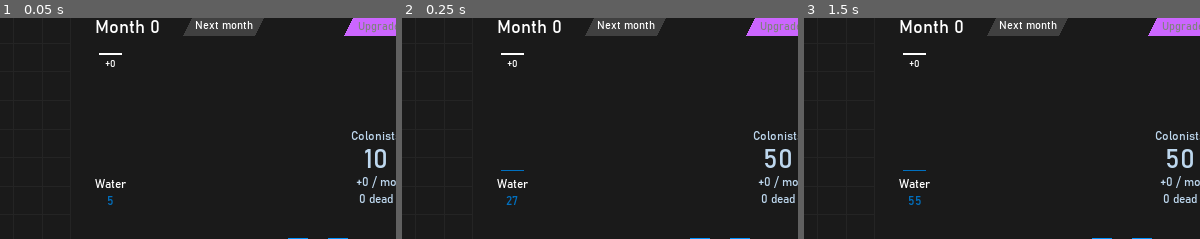
Above: before the commit, frames 1-3 (left to right).
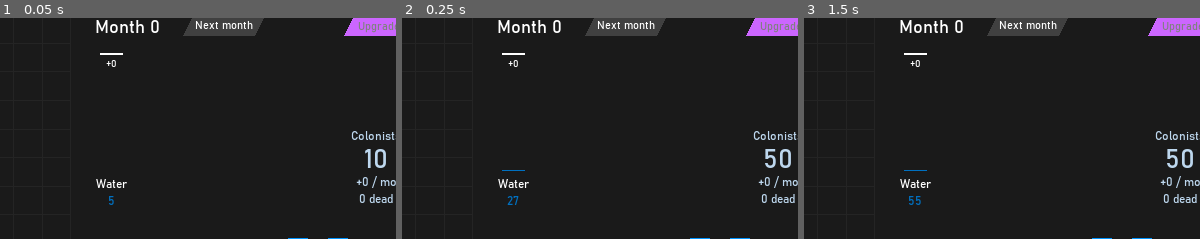
Above: after the commit, the same moments.

Repository: sirknightj/CEV-1
Game: Godot game, scene res://scenes/MainGameScene.tscn
The game is run twice, just before and just after one commit, with the same random seed, the same clock (stepped at 60 frames per second) and the same inputs.
Inputs (mouse positions are % of the whole screen's width and height, from its top left):
- Up to frame 1 (0.05 s): no input
- Up to frame 2 (0.25 s): no input
- Up to frame 3 (1.5 s): tap Enter at 0.5 s; drag from (28, 44) to (84, 54) at 0.52 s; tap Space at 1.25 s; drag from (25, 50) to (84, 54) at 1.27 s
The pictures show only the part of the screen within x 46-96%, y 2-52%; the shares and areas given below are measured in that part.

The runs differ from the first frame. In frame 1, 0.3% of the frame differs, in the area x 23-33%, y 15-85%; in frame 2, 0.3%; in frame 3, 0.3%.

Commit message:
Create EndScreen (not yet connected)

Diff:
--- /dev/null
+++ b/source/scenes/EndScreen.tscn
@@ -0,0 +1,74 @@
+[gd_scene load_steps=4 format=2]
+
+[ext_resource path="res://BAHNSCHRIFT.TTF" type="DynamicFontData" id=1]
+[ext_resource path="res://scenes/MyTheme.tres" type="Theme" id=2]
+
+[sub_resource type="DynamicFont" id=1]
+size = 160
+extra_spacing_char = 10
+font_data = ExtResource( 1 )
+
+[node name="Control" type="Control"]
+anchor_right = 1.0
+anchor_bottom = 1.0
+
+[node name="Background" type="ColorRect" parent="."]
+margin_right = 1280.0
+margin_bottom = 720.0
+color = Color( 0.984314, 0.176471, 0.176471, 0.588235 )
+
+[node name="Title" type="Label" parent="."]
+margin_top = 63.0
+margin_right = 1280.0
+margin_bottom = 224.0
+theme = ExtResource( 2 )
+custom_fonts/font = SubResource( 1 )
+text = "WIN"
+align = 1
+valign = 1
+
+[node name="EndDescription" type="Label" parent="."]
+margin_left = 130.0
+margin_top = 275.0
+margin_right = 588.0
+margin_bottom = 632.0
+theme = ExtResource( 2 )
+text = "You have fulfilled your objective function: all the colonists are safely esconsed in cryogenic chambers, frozen in deep sleep forever. They are protected from all threats, internal and external. You enter a low power mode, monitoring the chamber status to ensure they never wake up..."
+autowrap = true
+
+[node name="StatsLeft" type="Label" parent="."]
+margin_left = 763.0
+margin_top = 275.0
+margin_right = 1060.0
+margin_bottom = 668.0
+theme = ExtResource( 2 )
+text = "Months
+Colonist births
+Colonist deaths
+Upgrades purchased
+Buildings placed
+Water generated
+Food generated
+Oxygen generated
+Energy generated
+Metal generated
+Science generated"
+align = 2
+
+[node name="StatsRight" type="Label" parent="."]
+margin_left = 1079.0
+margin_top = 275.0
+margin_right = 1124.0
+margin_bottom = 668.0
+theme = ExtResource( 2 )
+text = "123
+123
+123
+123
+123
+123
+123
+123
+123
+123
+123"
--- a/source/scenes/Graph.tscn
+++ b/source/scenes/Graph.tscn
@@ -33,45 +33,45 @@
 [node name="Water" parent="HBoxContainer" instance=ExtResource( 1 )]
 anchor_right = 0.0
 anchor_bottom = 0.0
-margin_right = 75.0
+margin_right = 76.0
 margin_bottom = 235.0
-rect_min_size = Vector2( 75, 235 )
+rect_min_size = Vector2( 76, 235 )
 rect_pivot_offset = Vector2( 266, 201 )
 
 [node name="Food" parent="HBoxContainer" instance=ExtResource( 1 )]
 anchor_right = 0.0
 anchor_bottom = 0.0
-margin_left = 79.0
-margin_right = 154.0
+margin_left = 80.0
+margin_right = 156.0
 margin_bottom = 235.0
-rect_min_size = Vector2( 75, 235 )
+rect_min_size = Vector2( 76, 235 )
 rect_pivot_offset = Vector2( 266, 201 )
 
 [node name="Oxygen" parent="HBoxContainer" instance=ExtResource( 1 )]
 anchor_right = 0.0
 anchor_bottom = 0.0
-margin_left = 158.0
-margin_right = 233.0
+margin_left = 160.0
+margin_right = 236.0
 margin_bottom = 235.0
-rect_min_size = Vector2( 75, 235 )
+rect_min_size = Vector2( 76, 235 )
 rect_pivot_offset = Vector2( 266, 201 )
 
 [node name="Energy" parent="HBoxContainer" instance=ExtResource( 1 )]
 anchor_right = 0.0
 anchor_bottom = 0.0
-margin_left = 237.0
-margin_right = 312.0
+margin_left = 240.0
+margin_right = 316.0
 margin_bottom = 235.0
-rect_min_size = Vector2( 75, 235 )
+rect_min_size = Vector2( 76, 235 )
 rect_pivot_offset = Vector2( 266, 201 )
 
 [node name="Metal" parent="HBoxContainer" instance=ExtResource( 1 )]
 anchor_right = 0.0
 anchor_bottom = 0.0
-margin_left = 316.0
-margin_right = 391.0
+margin_left = 320.0
+margin_right = 396.0
 margin_bottom = 235.0
-rect_min_size = Vector2( 75, 235 )
+rect_min_size = Vector2( 76, 235 )
 rect_pivot_offset = Vector2( 266, 201 )
 
 [node name="Label" type="Label" parent="."]
--- /dev/null
+++ b/source/scripts/EndScreen.gd
@@ -0,0 +1,56 @@
+extends Node
+
+const win_text = "You have fulfilled your objective function: all the colonists are safely esconsed in cryogenic chambers, frozen in deep sleep forever. They are protected from all threats, internal and external. You enter a low power mode, monitoring the chamber status to ensure they never wake up..."
+
+const lose_text = "Your objective function is irreedemably low: Too many colonists have died, proving that an AI is insufficient to manage a colony. Your code automatically shuts you down, allowing another AI, or a human, to take your place..."
+
+const win_color = Color("#20AE0A")
+const lose_color = Color("#AE200A")
+
+func _ready() -> void:
+	pass
+
+func set_condition(is_win: bool) -> void:
+	var title = "Win" if is_win else "Lose"
+	var text = win_text if is_win else lose_text
+	var color = win_color if is_win else lose_color
+	$Title.text = title
+	$EndDescription.text = text
+	$Background.color = color
+
+	_set_stats()
+
+"""
+Months
+Colonists born
+Deaths
+Upgrades purchased
+Buildings placed
+Total water
+Total food
+Total oxygen
+Total energy
+Total metal
+Total science
+"""
+func _set_stats() -> void:
+	var months = GameStats.turn
+	var deaths = GameStats.dead
+	var colonists_born = GameStats.resources.resources_generated[GameData.ResourceType.PEOPLE]
+	var upgrades_purchased = GameStats.upgrade_tree.get_num_bought()
+
+	var buildings_placed = -1  # do not count city center
+	for n in GameStats.buildings_owned.values():
+		buildings_placed += n
+
+	$StatsRight.text = str(months) + "\n" + \
+	str(colonists_born) + "\n" + \
+	str(deaths) + "\n" + \
+	str(upgrades_purchased) + "\n" + \
+	str(buildings_placed) + "\n" + \
+	str(GameStats.resources.resources_generated[GameData.ResourceType.WATER]) + "\n" + \
+	str(GameStats.resources.resources_generated[GameData.ResourceType.FOOD]) + "\n" + \
+	str(GameStats.resources.resources_generated[GameData.ResourceType.OXYGEN]) + "\n" + \
+	str(GameStats.resources.resources_generated[GameData.ResourceType.ELECTRICITY]) + "\n" + \
+	str(GameStats.resources.resources_generated[GameData.ResourceType.METAL]) + "\n" + \
+	str(GameStats.resources.resources_generated[GameData.ResourceType.SCIENCE])
--- a/source/scripts/GameObjs.gd
+++ b/source/scripts/GameObjs.gd
@@ -14,10 +14,14 @@
 
 class Resources:
 	var resources : Dictionary = {}
+	var resources_generated : Dictionary = {}  # only for final stats purposes
+	var resources_used : Dictionary = {}  # only for final stats purposes
 
 	func _init_resources():
 		for type in GameData.ResourceType.values():
 			resources[type] = GameResource.new()
+			resources_generated[type] = 0
+			resources_used[type] = 0
 
 	func _init():
 		_init_resources()
@@ -53,10 +57,12 @@
 	func give(type : int, amount : float):
 		assert(amount > 0 and GameData.is_resource_type(type))
 		resources[type].reserves += amount
+		resources_generated[type] += amount
 
 	func consume(type : int, amount : float):
 		assert(amount > 0 and GameData.is_resource_type(type))
 		resources[type].reserves -= amount
+		resources_used[type] += amount
 
 	# Consumes the given GameData.ResourceType -> float dictionary if there are
 	# enough resources in reserves. Returns true if there are and we have
@@ -67,6 +73,7 @@
 			return false
 		for type in consume_resources.keys():
 			resources[type].reserves -= consume_resources[type]
+			resources_used[type] += consume_resources[type]
 		return true
 
 	func enough_resources(res : Dictionary) -> bool:
@@ -118,6 +125,7 @@
 class UpgradeTree:
 	var _tree_json = "res://assets/data/tree.json"
 	var tree_dict : Dictionary = {} # upgrade name -> upgrade data
+	var num_initial_unlocked : int = 0
 
 	func _init() -> void:
 		load_tree_json()
@@ -131,12 +139,21 @@
 		var data = parse_json(file.get_as_text())
 		for upgrade in data:
 			tree_dict[upgrade.name] = Upgrade.new(upgrade, self)
+			if upgrade.starting:
+				num_initial_unlocked += 1
 		print("Loaded the upgrades: " + str(tree_dict.keys()))
 		file.close()
 
 	func recalculate_available() -> void:
 		for v in tree_dict.values():
 			v.recalculate_available()
+
+	func get_num_bought() -> int:
+		var num_unlocked = 0
+		for v in tree_dict.values():
+			if v.unlocked:
+				num_unlocked += 1
+		return num_unlocked - num_initial_unlocked
 
 class Upgrade:
 	var name: String
--- a/source/scripts/Graph.gd
+++ b/source/scripts/Graph.gd
@@ -62,8 +62,9 @@
 			total_production += val
 			production_texts.append([val, "\n" + building + ": " + str(val)])
 		elif val < 0:
-			total_consumption += -val
-			consumption_texts.append([-val, "\n" + building + ": " + str(val)])
+			val *= -1
+			total_consumption += val
+			consumption_texts.append([val, "\n" + building + ": " + str(val)])
 
 	var production_text = "Production: " + str(total_production)
 	production_texts.sort_custom(BuildingEffectsSorter, "sort_descending")
@@ -86,7 +87,6 @@
 	$ConsumptionRect.rect_size.x = $ConsumptionRect/ConsumptionLabel.rect_size.x + 20
 
 	var graph_bar = get_node("HBoxContainer/" + node_name)
-	print(graph_bar, ' ', graph_bar.rect_position.x, ' ', graph_bar.rect_size.x)
 	$ProductionRect.rect_position.x = graph_bar.rect_position.x + graph_bar.rect_size.x - 9
 	$ProductionRect.rect_position.y = graph_bar.rect_position.y + graph_bar.get_node("Bar").rect_position.y
 
Binary file added: source/assets/images/food1_new.png
Not shown, added: source/assets/images/food1_new.png.import
